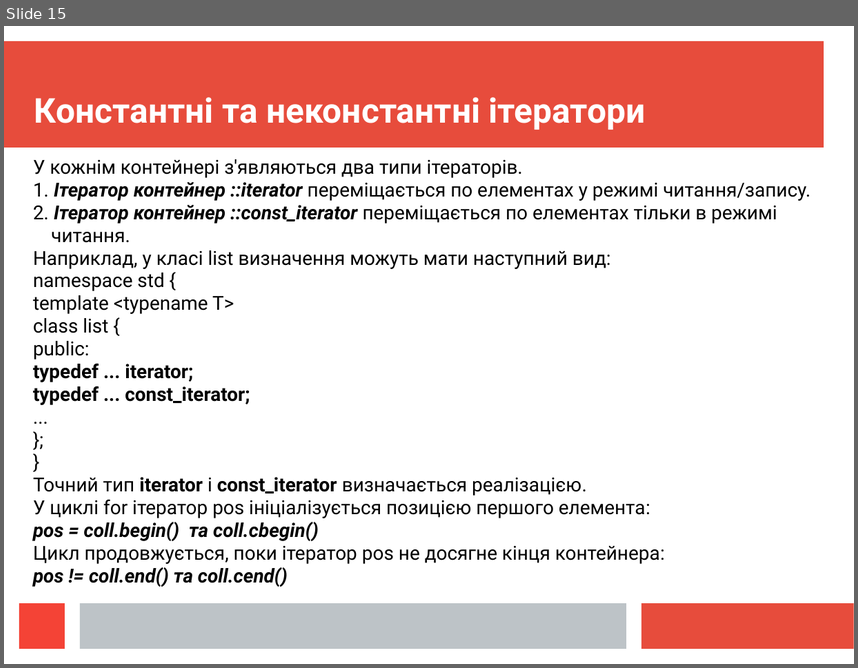
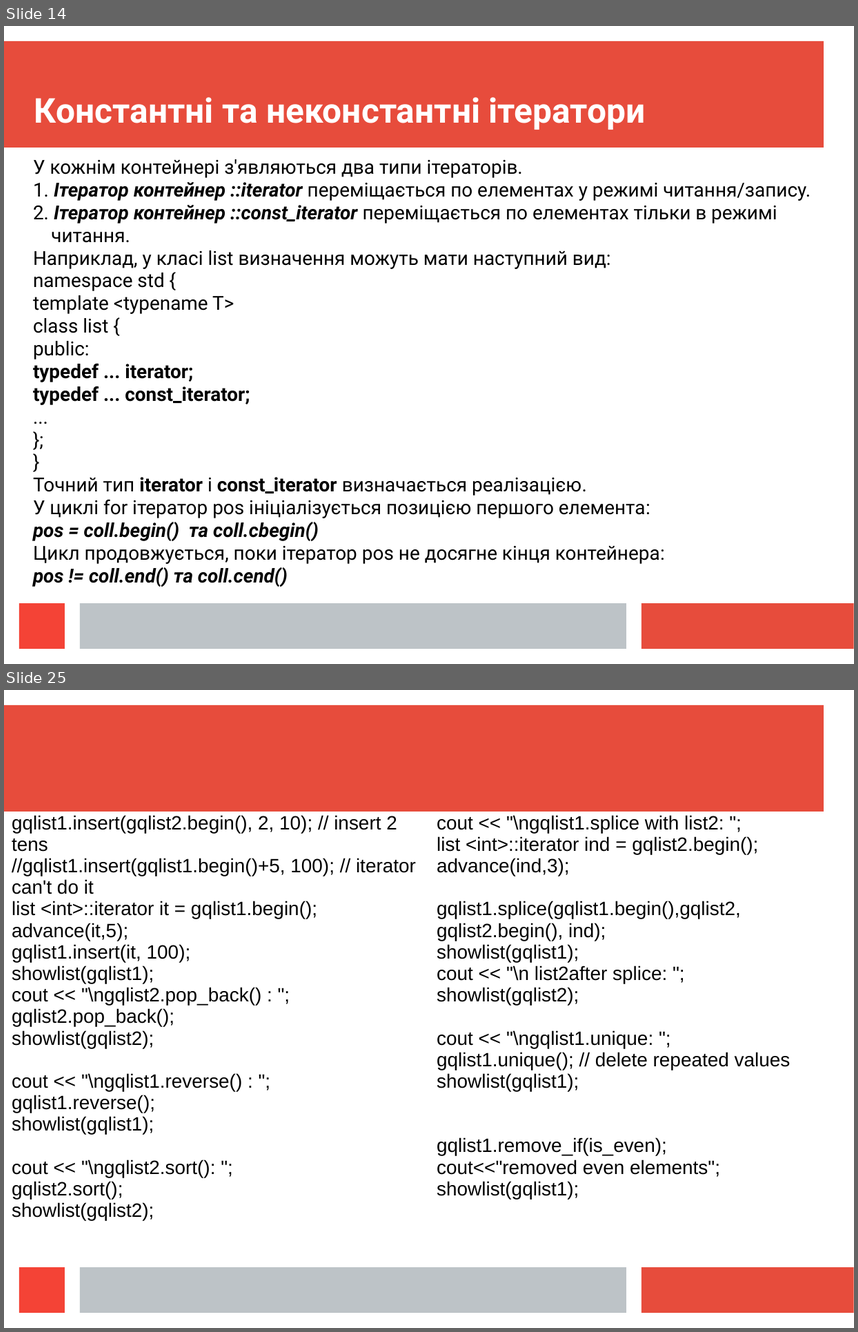
Before and after one commit to mecchmatProjects/CppCourse, a slide deck: Lect12/CppUkrTutor12_2.ppt. Shown one above the other, each under a label of ours: slide 15 before the commit, slides 14 and 25 after it; the slides between them are not shown. The pictures are 858x668 and 858x1332 pixels, drawn with LibreOffice and Linux fonts; fonts in the diff are those of the drawing. Boxes give left, top, right and bottom in pixels: in the first picture for what was removed or moved away, otherwise in the second. Text is boxed around its words. In the diff, an @@ line names an element or a change of style, - is before the commit and + after.

```diff
--- a/Lect12/CppUkrTutor12_2.ppt
+++ b/Lect12/CppUkrTutor12_2.ppt
@@ slide 25 added at bbox=[4, 690, 854, 1328], background #FFFFFF; not listed: 4 template elements that a slide beside it also shows @@
@@ text added at bbox=[12, 815, 416, 1220], 18 pt, text #000000 @@
+gqlist1.insert(gqlist2.begin(), 2, 10); // insert 2 tens
+//gqlist1.insert(gqlist1.begin()+5, 100); // iterator can't do it
+list <int>::iterator it = gqlist1.begin();
+advance(it,5);
+gqlist1.insert(it, 100);
+showlist(gqlist1);
+cout << "\ngqlist2.pop_back() : ";
+gqlist2.pop_back();
+showlist(gqlist2);
+cout << "\ngqlist1.reverse() : ";
+gqlist1.reverse();
+showlist(gqlist1);
+cout << "\ngqlist2.sort(): ";
+gqlist2.sort();
+showlist(gqlist2);
@@ text added at bbox=[437, 815, 791, 1199], 18 pt, text #000000 @@
+cout << "\ngqlist1.splice with list2: ";
+list <int>::iterator ind = gqlist2.begin();
+advance(ind,3);
+gqlist1.splice(gqlist1.begin(),gqlist2, gqlist2.begin(), ind);
+showlist(gqlist1);
+cout << "\n list2after splice: ";
+showlist(gqlist2);
+cout << "\ngqlist1.unique: ";
+gqlist1.unique(); // delete repeated values
+showlist(gqlist1);
+gqlist1.remove_if(is_even);
+cout<<"removed even elements";
+showlist(gqlist1);
@@ what was slide 15 is now slide 14 @@
```
Also in this commit, not shown: 9 slides changed, 4 other slides added, 2 slides removed, 1 other file.
